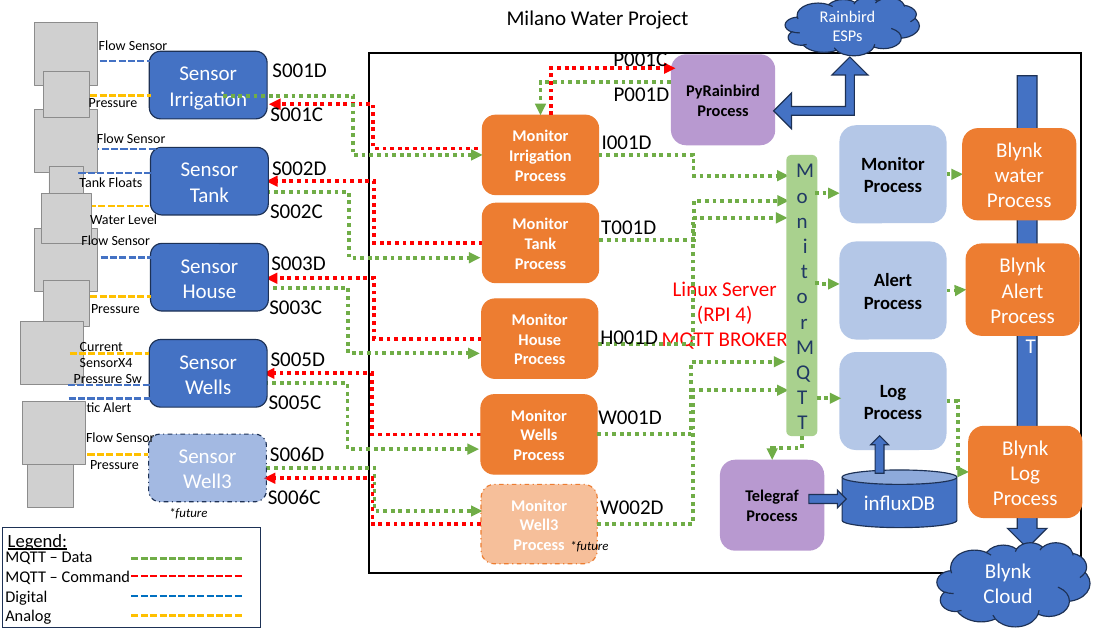
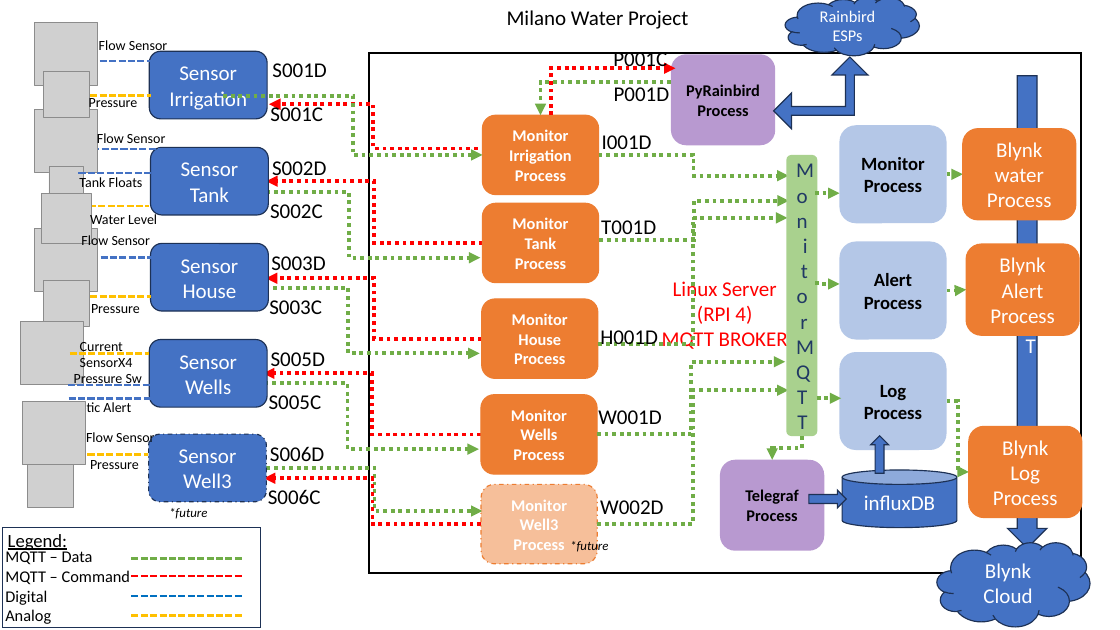
Before and after one commit to whitejv/MilanoWaterProject, a slide deck: slide 1 of MWP.pptx. Drawn at 1120x630 pixels with LibreOffice and Linux fonts; fonts in the diff are those of the drawing; grey boxes stand for pictures. Boxes give left, top, right and bottom in pixels: in the first picture for what was removed or moved away, otherwise in the second. Text is boxed around its words. In the diff, an @@ line names an element or a change of style, - is before the commit and + after.

```diff
--- a/MWP.pptx
+++ b/MWP.pptx
@@ rounded rectangle "Sensor" at box(149, 434, 266, 502): fill #4472C4 at 49% opacity to #4472C4 @@
```
Also in this commit, not shown: 1 other slide changed, 5 other files.
